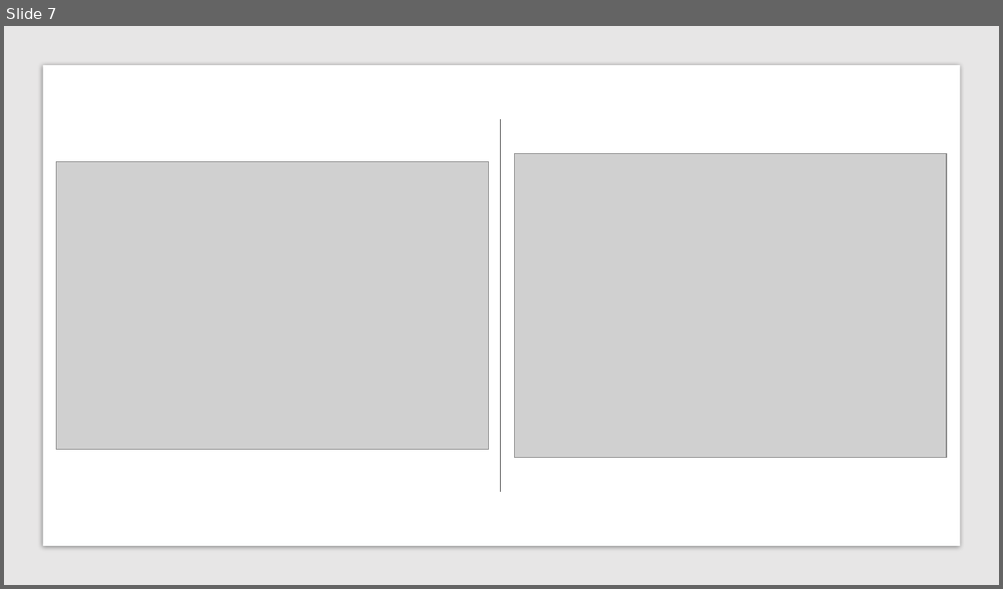
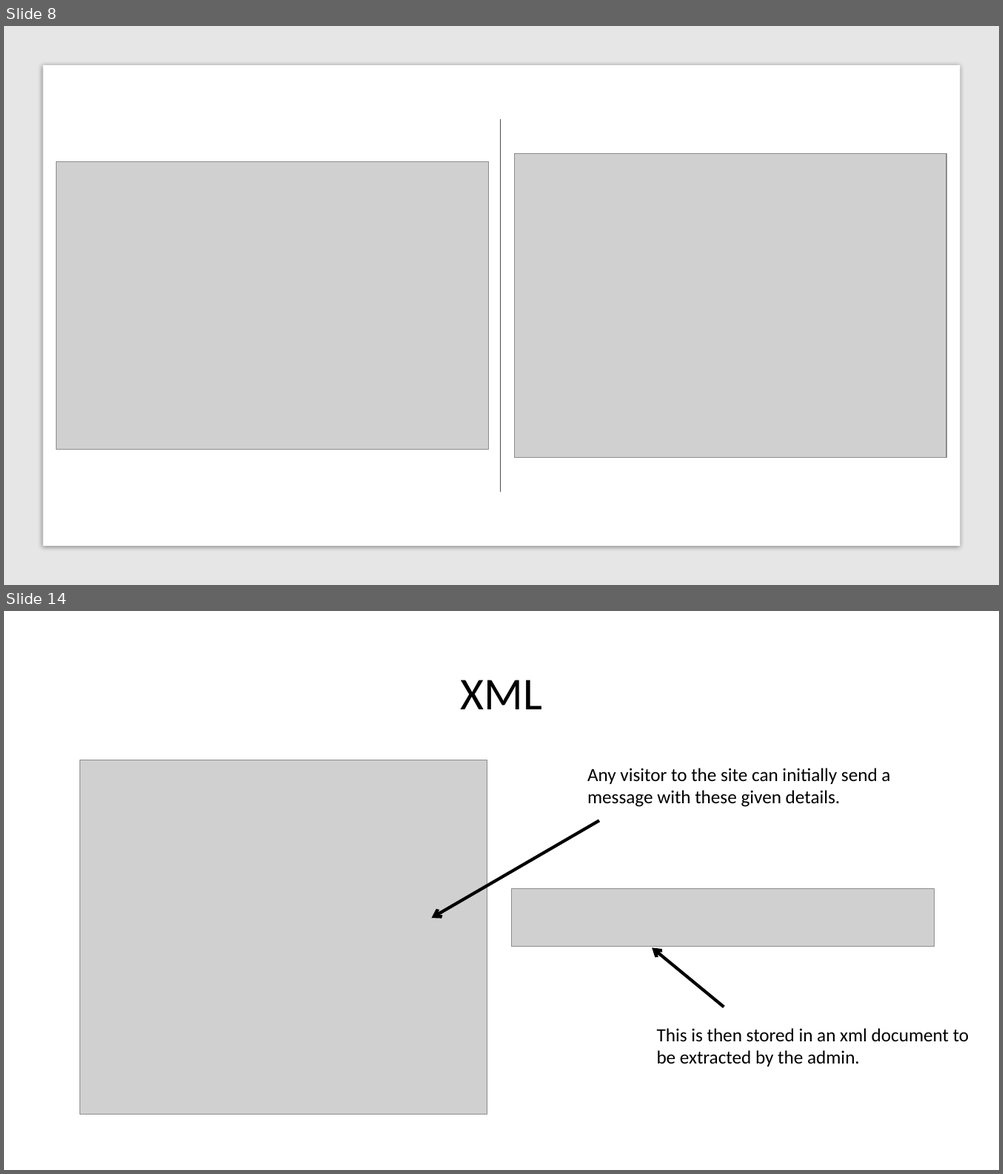
Before and after one commit to Madmurt/CA-ASP.NET-MVC-Project, a slide deck: Jim’s Gym.pptx. Shown one above the other, each under a label of ours: slide 7 before the commit, slides 8 and 14 after it; the slides between them are not shown. The pictures are 1003x589 and 1003x1174 pixels, drawn with LibreOffice and Linux fonts; fonts in the diff are those of the drawing; grey boxes stand for pictures. Boxes give left, top, right and bottom in pixels: in the first picture for what was removed or moved away, otherwise in the second. Text is boxed around its words. In the diff, an @@ line names an element or a change of style, - is before the commit and + after.

```diff
--- a/Jim’s Gym.pptx
+++ b/Jim’s Gym.pptx
@@ slide 14 added at [4,611,999,1170], background #FFFFFF @@
@@ title added at [461,680,542,709], 44 pt, text #000000 @@
+XML
@@ picture added at [80,760,487,1116] @@
@@ text added at [587,768,890,807], 18 pt, text #000000 @@
+Any visitor to the site can initially send a message with these given details.
@@ arrow added from (600, 820) to (432, 918), #000000 3 pt @@
@@ picture added at [512,889,934,947] @@
@@ arrow added from (724, 1007) to (652, 948), #000000 3 pt @@
@@ text added at [657,1028,968,1067], 18 pt, text #000000 @@
+This is then stored in an xml document to be extracted by the admin.
@@ what was slide 7 is now slide 8 @@
```
Also in this commit, not shown: 3 slides changed, 7 other slides added, 1 slide removed, 17 other files.
